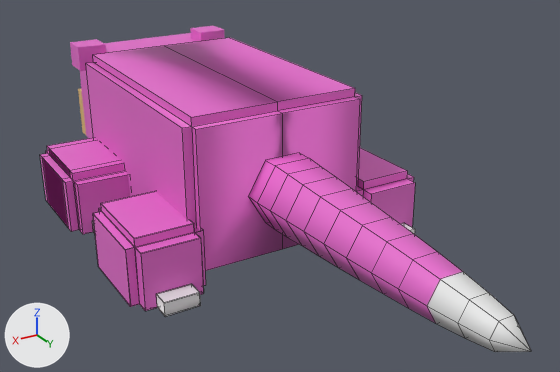
The FBX model FBX/079-downslow-tooslow.fbx: old version first, new version second.
Camera for both pictures: a 50 mm camera at (4.02, 8.25, 3.51) aimed at (-0.13, 1.33, 0.05). Lighting does not change. The marker at lower left points along +X, +Y and +Z. Mesh edges are drawn as thin lines on the coarser meshes. Where no turn or scale is listed for an object, it has been applied to the vertices. Vertices at the same position are counted once.

The first picture shows 'Back Leg L', 'Body', 'Front Leg Idle', 'Head', 'Idle Legs', 'Tail'.
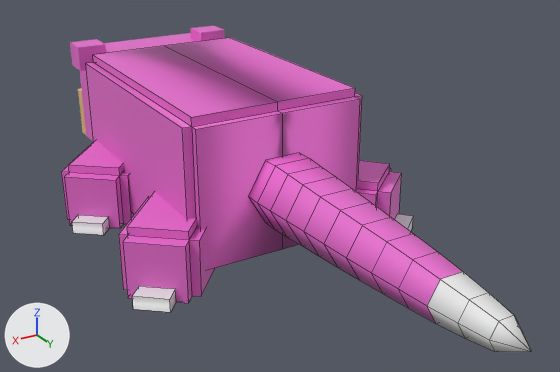
What differs and where, as boxes (x1, y1, x2, y2) in the pictures (560 x 372 px; the box of a moved part takes in the faces that stretch with it):
'Idle Legs', reshaped
    before: (42, 148, 415, 316)
    after: (62, 140, 413, 312)
'Back Leg L', deleted (pink)
    before: (93, 191, 206, 310)
    faces in mat_body_1 (pink #e76dce): (93, 191, 206, 310)
    faces in mat_body_2 (white #e7e7e7): (157, 284, 201, 310)
'Front Leg Idle', deleted (pink)
    before: (40, 138, 125, 232)
    faces in mat_body_1 (pink #e76dce): (40, 138, 125, 228)
part 1 of me_cube_003, moved or reshaped
    before: (356, 148, 415, 234)
    after: (356, 160, 413, 231)
part 2 of me_cube_003, moved or reshaped
    before: (93, 204, 204, 316)
    after: (119, 191, 215, 312)
part 3 of me_cube_003, moved or reshaped
    before: (42, 150, 130, 234)
    after: (62, 140, 134, 235)

Patch to the scene script:
```diff
--- a/FBX/079-downslow-tooslow.fbx.py
+++ b/FBX/079-downslow-tooslow.fbx.py
@@ me_cube_003 @@
 me_cube_003.from_pydata(...)  # 126 vertices, 108 faces; spans x -1.83..1.83, y -1.46..1.98, z 0.04..0.8
 # used by ob_idle_legs; location = (0.0, 0.0, -0.8)
+# me_cube_003 part 1: the loose piece of 42 vertices spanning x -1.83..-0.98, y 0.54..1.98, z 0.04..0.8 is turned 40 degrees about the z axis through its middle, then moved by (0.2, 0.0, 0.0)
+# me_cube_003 part 2: the loose piece of 42 vertices spanning x 0.98..1.83, y 0.54..1.98, z 0.04..0.8 is turned -40 degrees about the z axis through its middle, then moved by (-0.2, 0.0, 0.0)
+# me_cube_003 part 3: the loose piece of 42 vertices spanning x 0.98..1.83, y -1.46..-0.02, z 0.04..0.8 is turned -40 degrees about the z axis through its middle, then moved by (-0.2, 0.0, 0.0)
 me_cube_003.materials.append(mat_body_1)
@@ ob_front_leg_idle @@
-ob_front_leg_idle = bpy.data.objects.new('Front Leg Idle', me_cube_004)
-ob_front_leg_idle.location = (0.0, -2.111, -0.8)
@@ ob_back_leg_l @@
-ob_back_leg_l = bpy.data.objects.new('Back Leg L', me_cube_005)
-ob_back_leg_l.location = (2.812, 0.0, -0.794)
```
